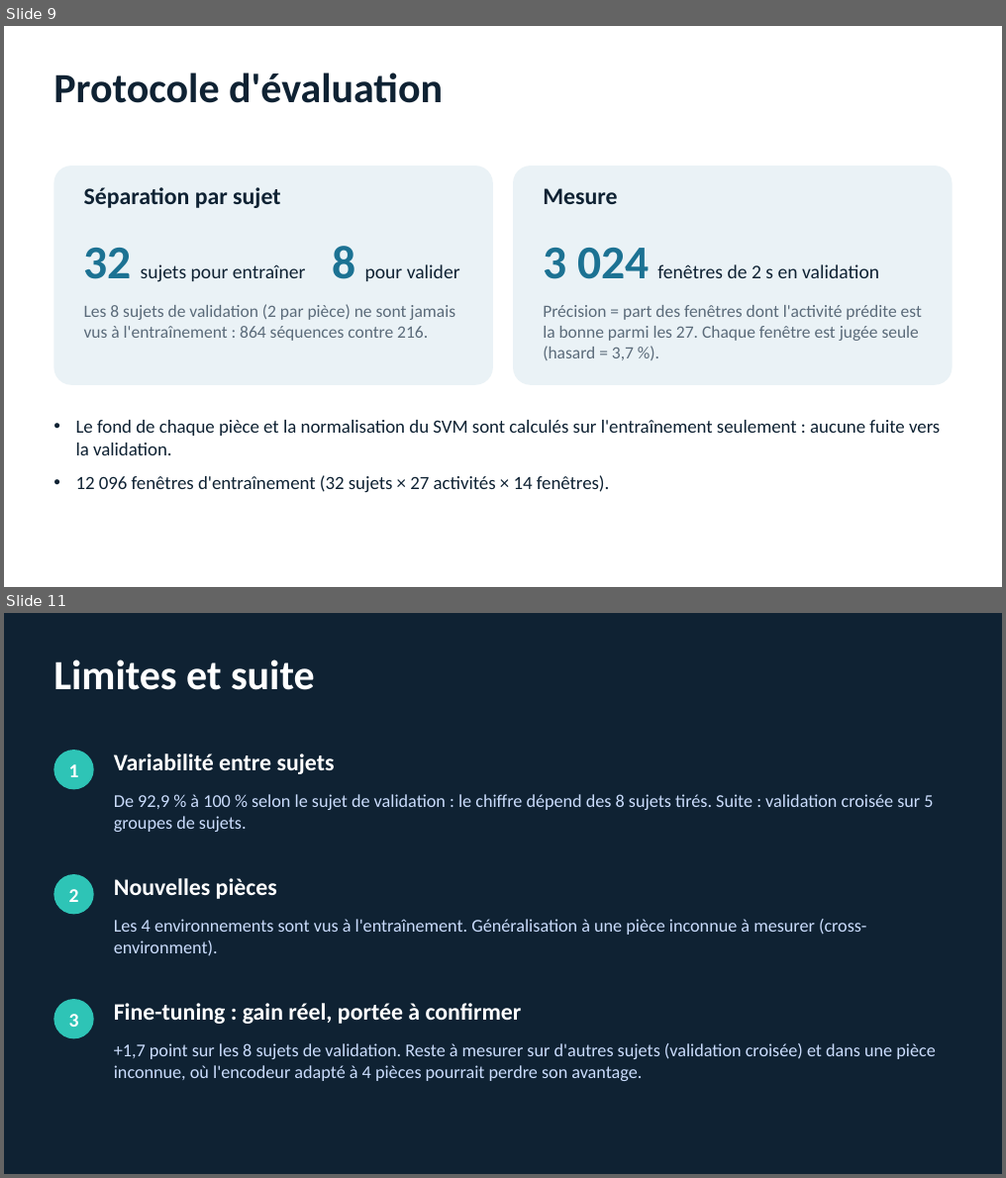
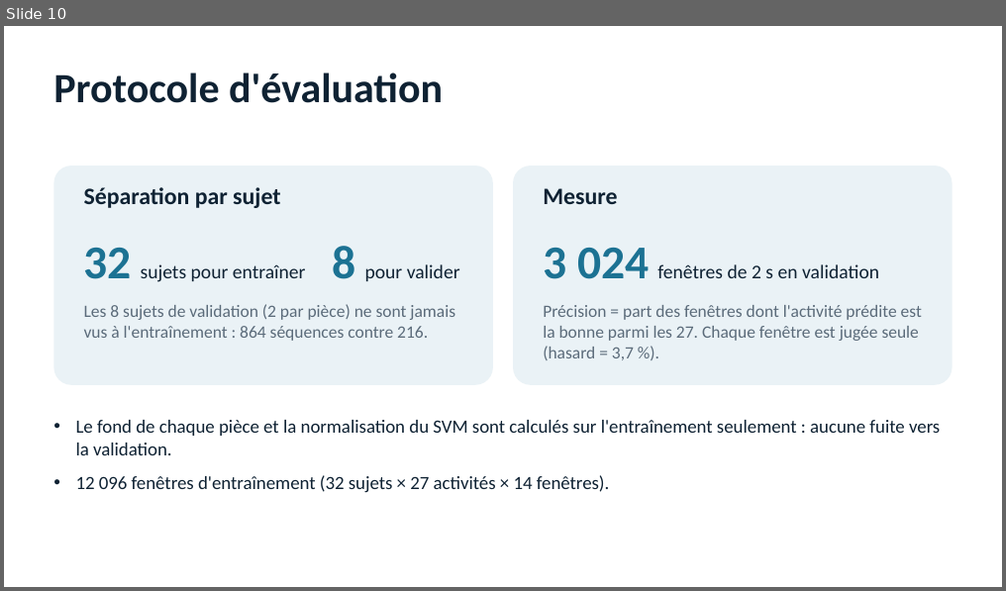
Before and after one commit to KazuWaii/LIARA_2026_internship, a slide deck: Tracking/mois/3-septembre/presentation_mmfi_fr.pptx. Shown one above the other, each under a label of ours: slides 9 and 11 before the commit, slide 10 after it; the slides between them are not shown. The pictures are 1006x1178 and 1006x591 pixels, drawn with LibreOffice and Linux fonts; fonts in the diff are those of the drawing. Boxes give left, top, right and bottom in pixels: in the first picture for what was removed or moved away, otherwise in the second. Text is boxed around its words. In the diff, an @@ line names an element or a change of style, - is before the commit and + after.

```diff
--- a/Tracking/mois/3-septembre/presentation_mmfi_fr.pptx
+++ b/Tracking/mois/3-septembre/presentation_mmfi_fr.pptx
@@ slide 11 removed at (4, 613, 1002, 1174), background #0F2233 @@
@@ text removed at (54, 660, 315, 690) @@
-Limites et suite
@@ ellipse removed at (54, 750, 94, 789) @@
@@ text removed at (114, 754, 335, 774) @@
-Variabilité entre sujets
@@ text removed at (69, 764, 79, 777) @@
-1
@@ text removed at (114, 794, 933, 832) @@
-De 92,9 % à 100 % selon le sujet de validation : le chiffre dépend des 8 sujets tirés. Suite : validation croisée sur 5 groupes de sujets.
@@ ellipse removed at (54, 874, 94, 914) @@
@@ text removed at (114, 878, 277, 899) @@
-Nouvelles pièces
@@ text removed at (69, 889, 79, 902) @@
-2
@@ text removed at (114, 919, 867, 957) @@
-Les 4 environnements sont vus à l'entraînement. Généralisation à une pièce inconnue à mesurer (cross-environment).
@@ ellipse removed at (54, 999, 94, 1039) @@
@@ text removed at (69, 1014, 79, 1027) @@
-3
@@ text removed at (114, 1003, 522, 1024) @@
-Fine-tuning : gain réel, portée à confirmer
@@ text removed at (114, 1044, 935, 1081) @@
-+1,7 point sur les 8 sujets de validation. Reste à mesurer sur d'autres sujets (validation croisée) et dans une pièce inconnue, où l'encodeur adapté à 4 pièces pourrait perdre son avantage.
@@ what was slide 9 is now slide 10 @@
```
Also in this commit, not shown: 4 slides changed, 2 slides added.
